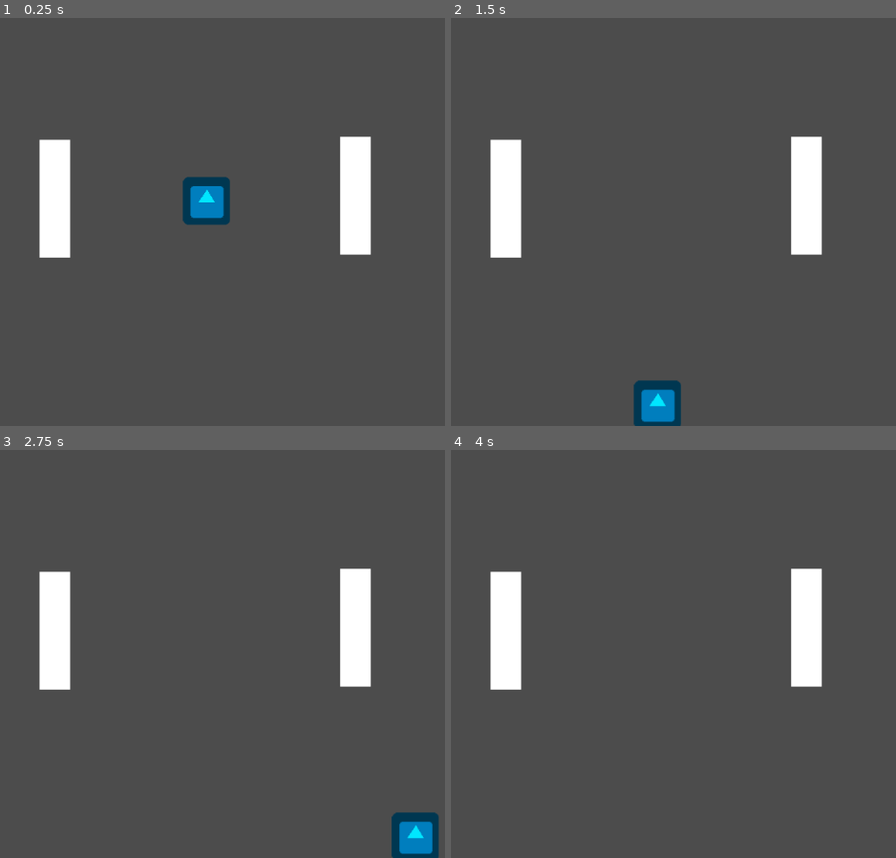
Above: before the commit, frames 1-4 (two rows, left to right).
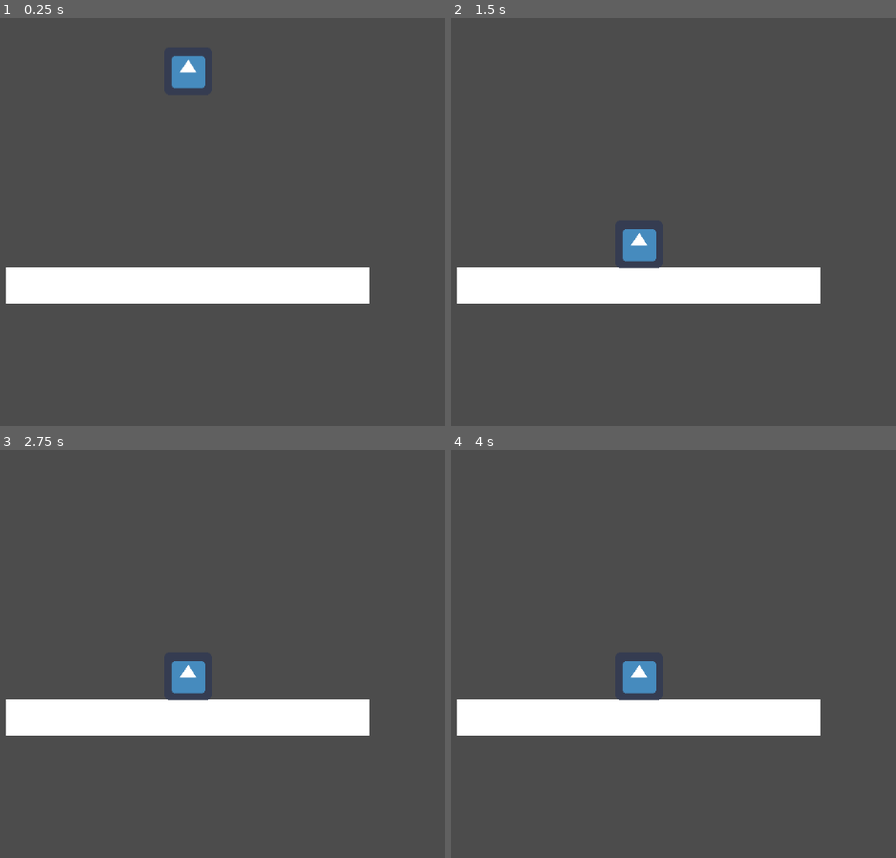
Above: after the commit, the same moments.

Repository: Gerardmasblanch/PrimerJoc2022GerardMas
Game: Godot game, scene res://escenes/cosos/pantalla cossos.tscn
Two runs of this game, one before a commit and one after it. Both use one fixed random seed, a clock stepped at 60 frames per second and the inputs below. Before the commit the project starts from res://escenes/personatge/pantallaprincipal.tscn. The engine's default icon, where the game draws it, is replaced by a stand-in: a white triangle on a blue panel in a dark square.
Inputs:
- Up to frame 1 (0.25 s): no input
- Up to frame 2 (1.5 s): hold Down (mou a baix) 0.53-1.28 s; tap Up (mou a dalt) at 1.35 s
- Up to frame 3 (2.75 s): tap Enter at 2 s; hold Right (mou dreta) from 2.03 s (still down)
- Up to frame 4 (4 s): release Right (mou dreta) at 2.78 s; tap Left (mou esquerra) at 2.85 s; tap Space at 3.5 s; hold Down (mou a baix) from 3.53 s (still down)

The runs differ from the first frame. In frame 1, 13% of the frame differs, in the area x 1-84%, y 9-71%; in frame 2, 13%; in frame 3, 13%; in frame 4, 12%.

Commit message:
cossos
contacte de cossos i gravetat

Diff:
--- /dev/null
+++ b/escenes/cosos/Terra base.tscn
@@ -0,0 +1,16 @@
+[gd_scene load_steps=2 format=2]
+
+[sub_resource type="RectangleShape2D" id=1]
+extents = Vector2( 243.5, 24.5 )
+
+[node name="TErra BAse" type="StaticBody2D"]
+
+[node name="ColorRect" type="ColorRect" parent="."]
+margin_left = -241.0
+margin_top = -27.0
+margin_right = 246.0
+margin_bottom = 22.0
+
+[node name="CollisionShape2D" type="CollisionShape2D" parent="."]
+position = Vector2( 2.5, -2.5 )
+shape = SubResource( 1 )
--- /dev/null
+++ b/escenes/cosos/pantalla cossos.tscn
@@ -0,0 +1,12 @@
+[gd_scene load_steps=3 format=2]
+
+[ext_resource path="res://escenes/cosos/Terra base.tscn" type="PackedScene" id=1]
+[ext_resource path="res://escenes/cosos/personatgecos.tscn" type="PackedScene" id=2]
+
+[node name="pantalla cossos" type="Node2D"]
+
+[node name="Terra" parent="." instance=ExtResource( 1 )]
+position = Vector2( 482, 414 )
+
+[node name="personatgecos" parent="." instance=ExtResource( 2 )]
+position = Vector2( 485, 91 )
--- /dev/null
+++ b/escenes/cosos/personatgecos.gd
@@ -0,0 +1,12 @@
+extends KinematicBody2D
+
+
+var velocitat_base = 200
+var velocitat = Vector2.ZERO
+
+var direccio  = Vector2.DOWN
+var gravetat  = Vector2.DOWN*980
+
+func _physics_process(delta):
+	velocitat += gravetat * delta
+	move_and_slide(velocitat)
--- a/escenes/cosos/personatgecos.tscn
+++ b/escenes/cosos/personatgecos.tscn
@@ -1,11 +1,13 @@
-[gd_scene load_steps=3 format=2]
+[gd_scene load_steps=4 format=2]
 
 [ext_resource path="res://Imatges/icon.png" type="Texture" id=1]
+[ext_resource path="res://escenes/cosos/personatgecos.gd" type="Script" id=2]
 
 [sub_resource type="RectangleShape2D" id=1]
 extents = Vector2( 31.5, 31 )
 
 [node name="personatgecos" type="KinematicBody2D"]
+script = ExtResource( 2 )
 
 [node name="Sprite" type="Sprite" parent="."]
 texture = ExtResource( 1 )
--- a/project.godot
+++ b/project.godot
@@ -11,7 +11,7 @@
 [application]
 
 config/name="Joc de godot"
-run/main_scene="res://escenes/personatge/pantallaprincipal.tscn"
+run/main_scene="res://escenes/cosos/pantalla cossos.tscn"
 config/icon="res://Imatges/icon.png"
 
 [input]
